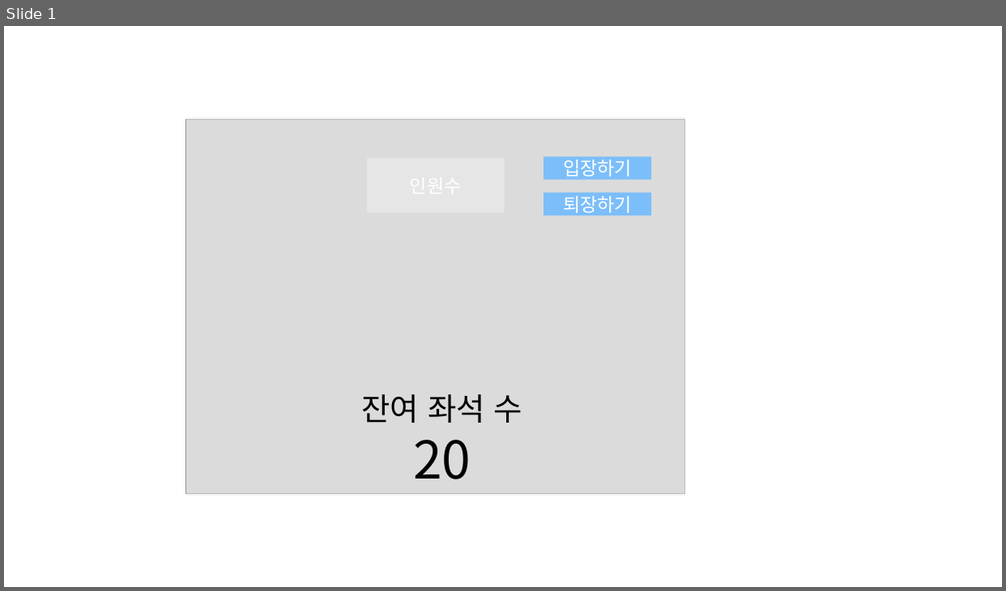
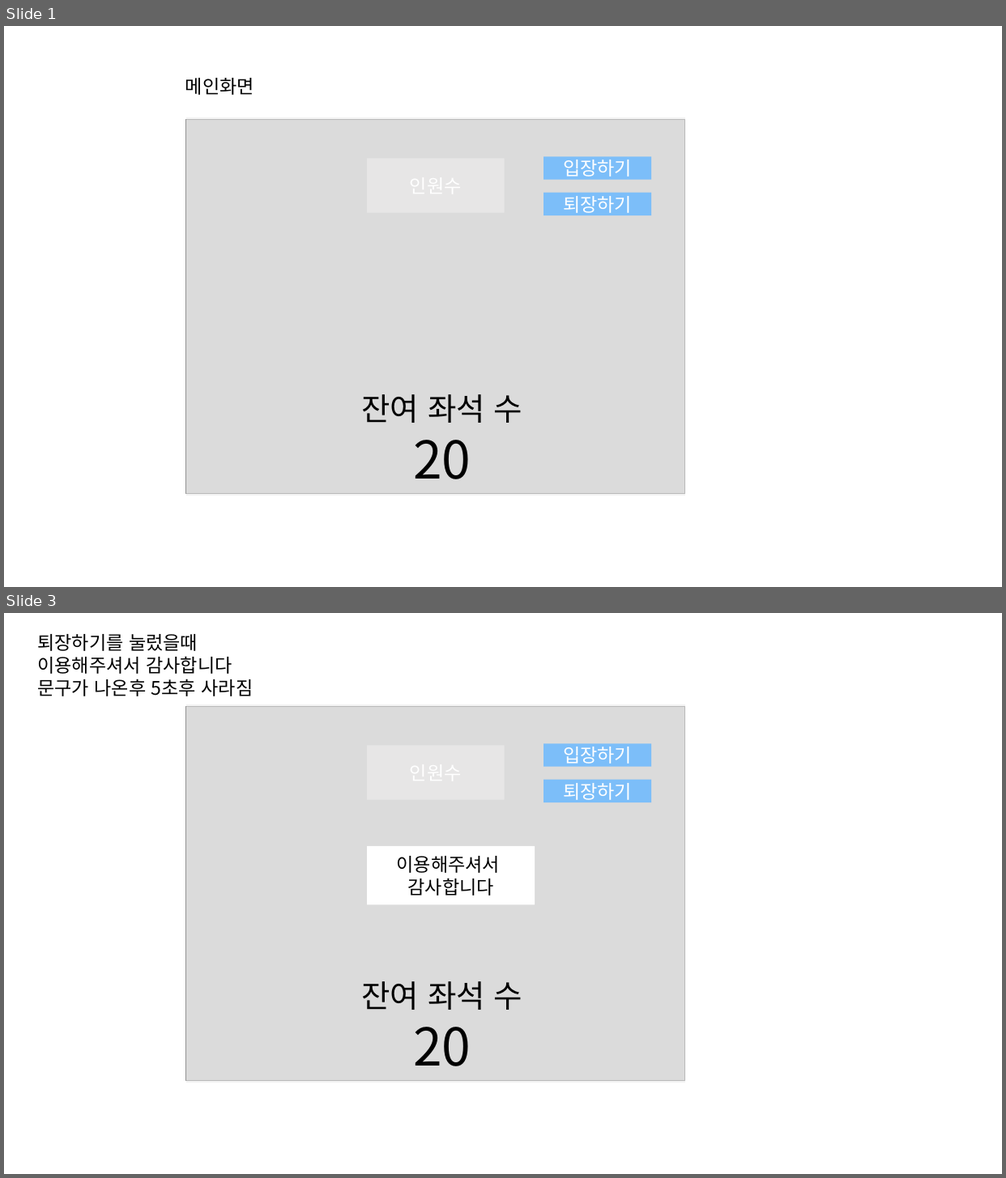
Before and after one commit to JeonSangHoon0711/2023.01.winter, a slide deck: 2023.01.겨울방학.pptx. Shown one above the other, each under a label of ours: slide 1 before the commit, slides 1 and 3 after it; the slides between them are not shown. The pictures are 1006x591 and 1006x1178 pixels, drawn with LibreOffice and Linux fonts; fonts in the diff are those of the drawing; grey boxes stand for pictures. Boxes give left, top, right and bottom in pixels: in the first picture for what was removed or moved away, otherwise in the second. Text is boxed around its words. In the diff, an @@ line names an element or a change of style, - is before the commit and + after.

```diff
--- a/2023.01.겨울방학.pptx
+++ b/2023.01.겨울방학.pptx
@@ slide 3 added at [4,613,1002,1174], background #FFFFFF @@
@@ text added at [37,634,253,696], 18 pt, text #000000 @@
+퇴장하기를 눌렀을때
+이용해주셔서 감사합니다
+문구가 나온후 5초후 사라짐
@@ picture added at [186,707,685,1081] @@
@@ rectangle added at [186,705,685,1083], fill #E7E6E6 at 50% opacity @@
@@ rectangle added at [367,746,504,800], fill #E7E6E6 @@
@@ rectangle added at [543,744,651,767], fill #7CBEF9, 18 pt, text #FFFFFF @@
+입장하기
@@ rectangle added at [543,780,651,803], fill #7CBEF9, 18 pt, text #FFFFFF @@
+퇴장하기
@@ rectangle added at [367,846,535,905], fill #FFFFFF, 18 pt, text #000000 @@
+이용해주셔서
+감사합니다
@@ text added at [362,982,522,1067], 30 pt, text #000000 @@
+잔여 좌석 수
+20
@@ slide 1 changed as well @@
@@ text added at [185,78,254,95], 18 pt, text #000000 @@
+메인화면
```
Also in this commit, not shown: 2 other slides added.
